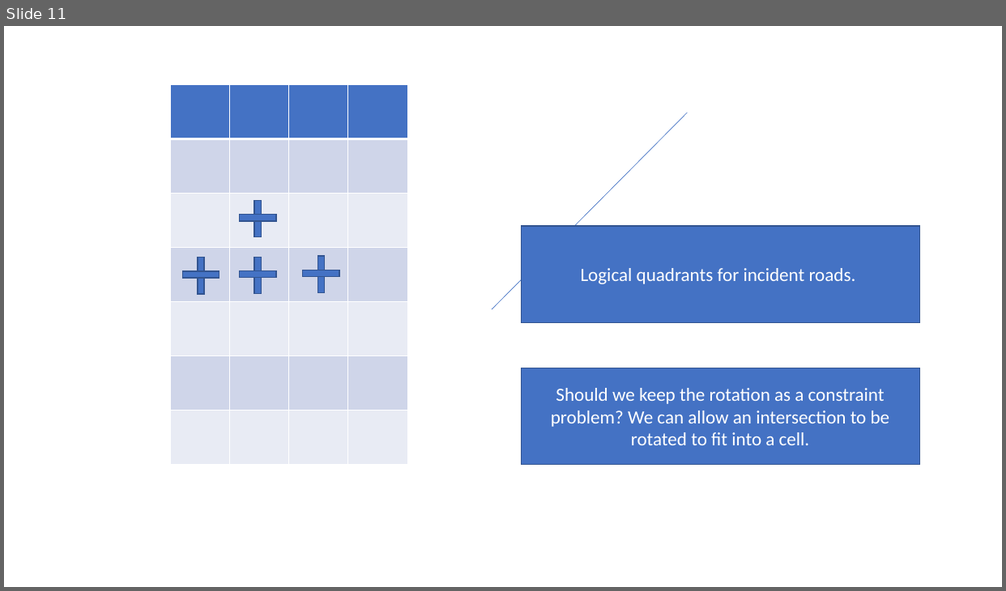
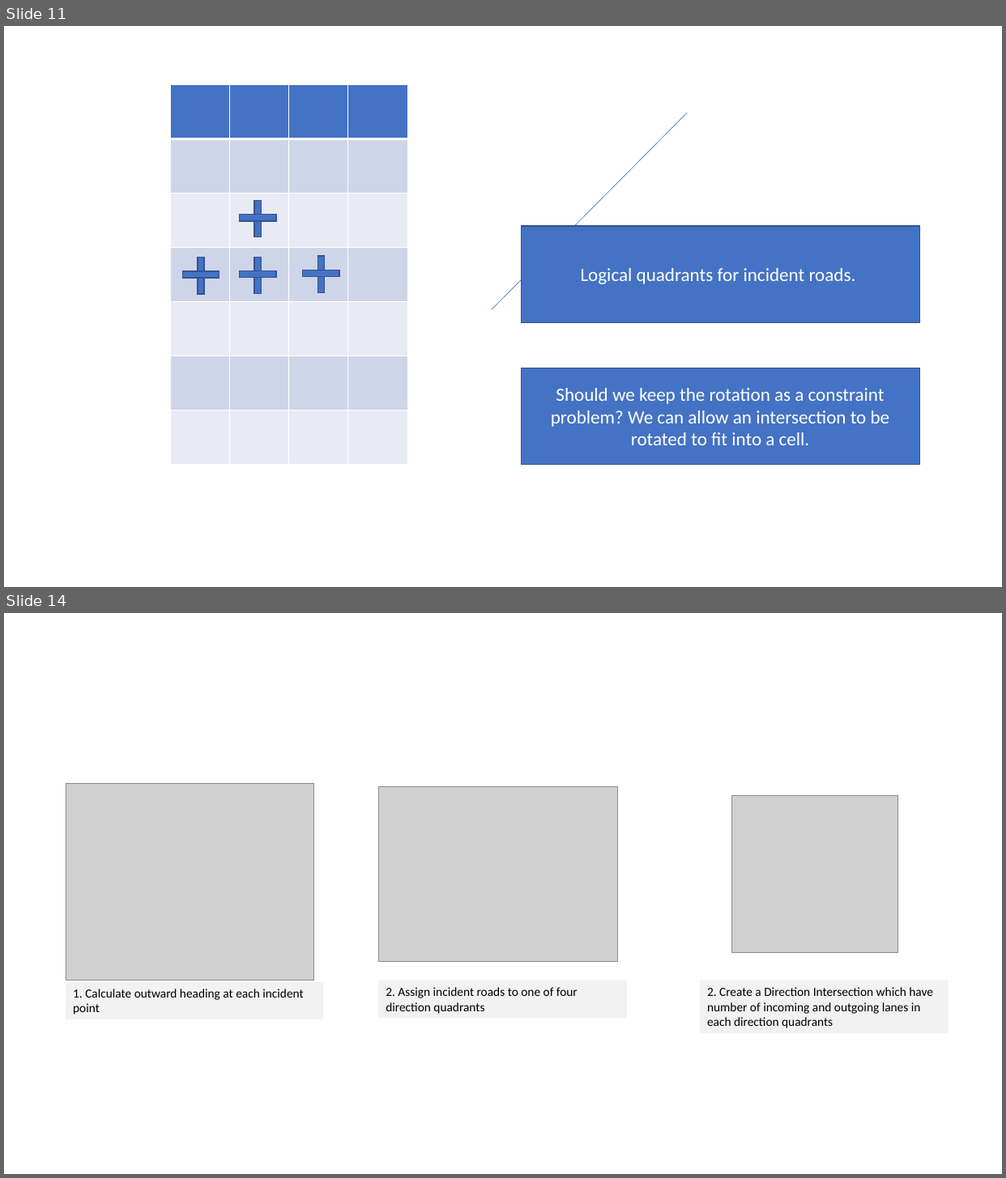
Before and after one commit to AugmentedDesignLab/junction-art, a slide deck: plan/road gen plan.pptx. Shown one above the other, each under a label of ours: slide 11 before the commit, slides 11 and 14 after it; the slides between them are not shown. The pictures are 1006x591 and 1006x1178 pixels, drawn with LibreOffice and Linux fonts; fonts in the diff are those of the drawing; grey boxes stand for pictures. Boxes give left, top, right and bottom in pixels: in the first picture for what was removed or moved away, otherwise in the second. Text is boxed around its words. In the diff, an @@ line names an element or a change of style, - is before the commit and + after.

```diff
--- a/plan/road gen plan.pptx
+++ b/plan/road gen plan.pptx
@@ slide 14 added at (4, 613, 1002, 1174), background #FFFFFF @@
@@ picture added at (66, 784, 314, 981) @@
@@ picture added at (378, 786, 617, 962) @@
@@ picture added at (731, 796, 898, 953) @@
@@ rectangle added at (66, 982, 323, 1020), fill #F2F2F2, 12 pt, text #000000 @@
+1. Calculate outward heading at each incident point
@@ rectangle added at (378, 981, 627, 1018), fill #F2F2F2, 12 pt, text #000000 @@
+2. Assign incident roads to one of four direction quadrants
@@ rectangle added at (701, 981, 948, 1033), fill #F2F2F2, 12 pt, text #000000 @@
+2. Create a Direction Intersection which have number of incoming and outgoing lanes in each direction quadrants
```
Also in this commit, not shown: 5 other slides added, 6 other files.
